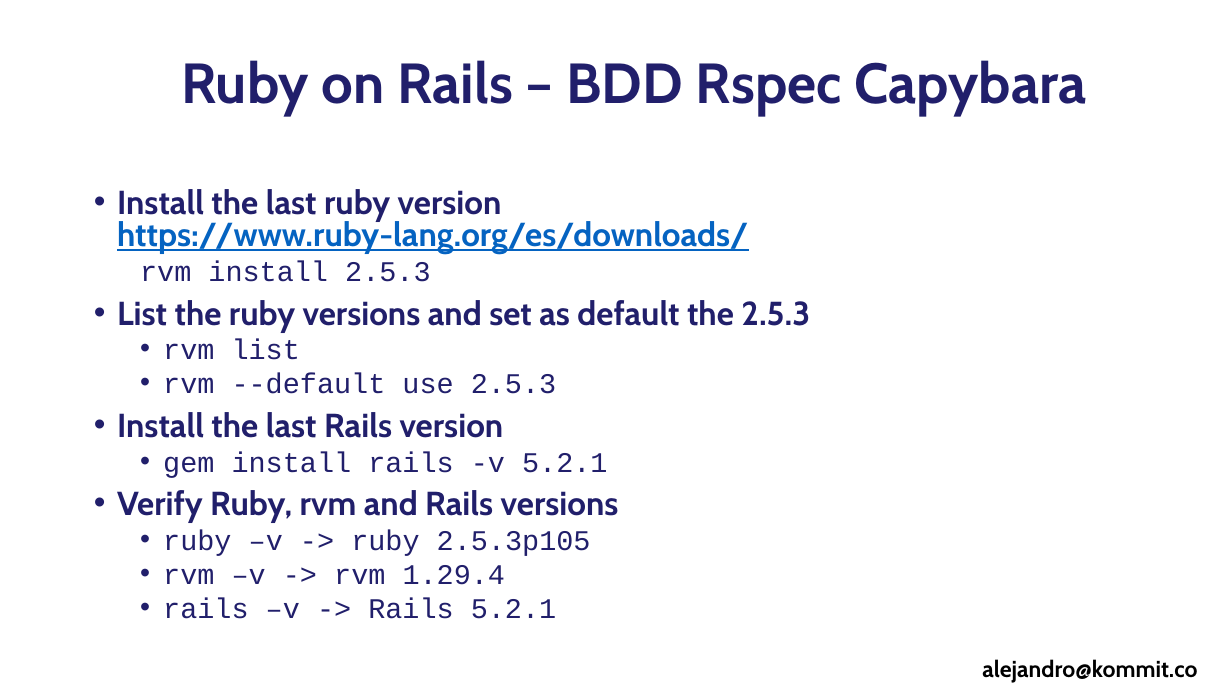
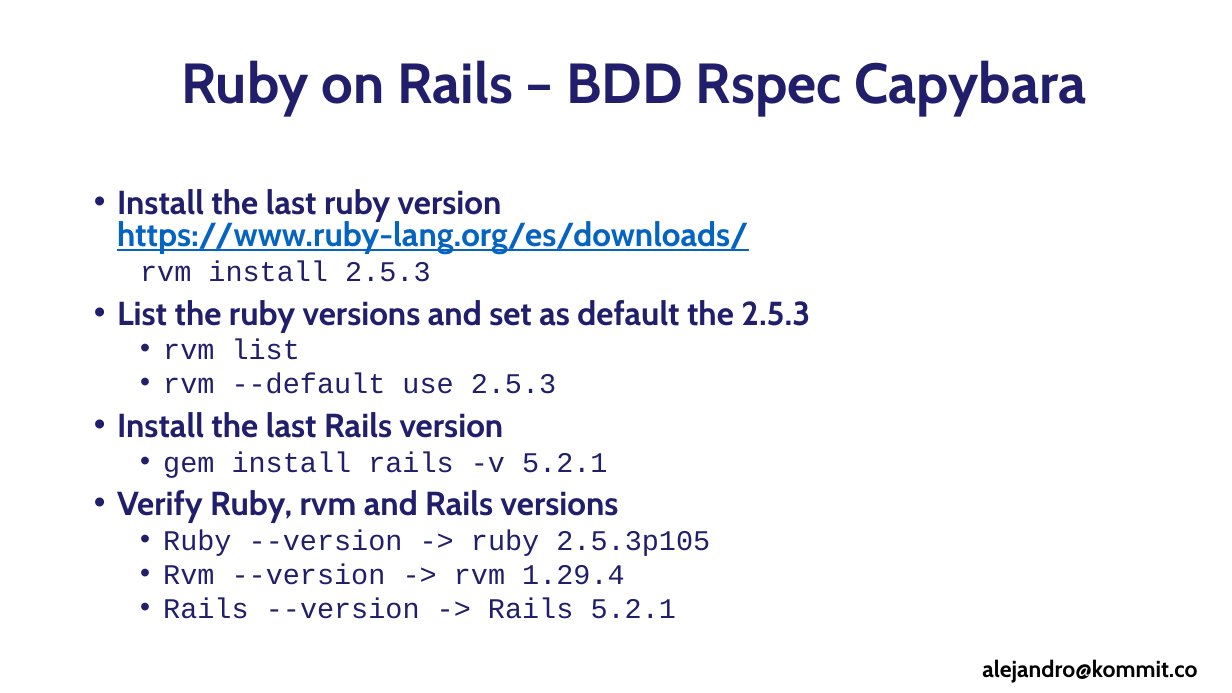
Before and after one commit to alejandrotoro/RubyOnRailsCourse, a slide deck: slide 3 of Section 2 - Installation Code Any Where.pptx. Drawn at 1232x693 pixels with LibreOffice and Linux fonts; fonts in the diff are those of the drawing; background and template pictures are left out. Boxes give left, top, right and bottom in pixels: in the first picture for what was removed or moved away, otherwise in the second. Text is boxed around its words. In the diff, an @@ line names an element or a change of style, - is before the commit and + after.

Commit message:
Update the slides with the new commands and add the plain text files

```diff
--- a/Section 2 - Installation Code Any Where.pptx
+++ b/Section 2 - Installation Code Any Where.pptx
@@ text at [163, 530, 710, 619]: text changed @@
-  • ruby –v -> ruby 2.5.3p105
-  • rvm –v -> rvm 1.29.4
-  • rails –v -> Rails 5.2.1
+  • Ruby --version -> ruby 2.5.3p105
+  • Rvm --version -> rvm 1.29.4
+  • Rails --version -> Rails 5.2.1
```
Also in this commit, not shown: 1 other slide changed, 2 slides removed, 3 other files.
